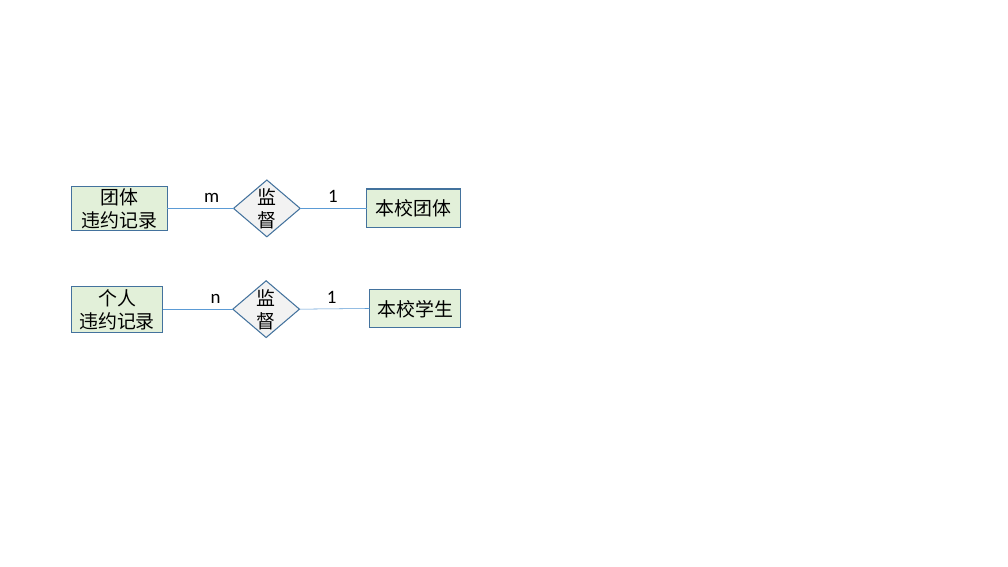
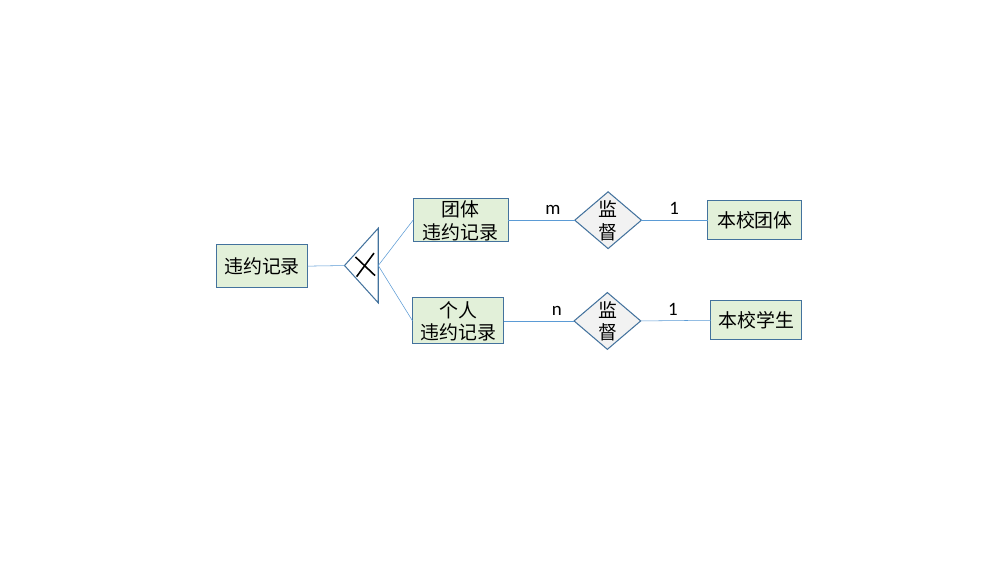
Before and after one commit to huangqiuyu/Database_BUAA, a slide deck: slide 8 of ours/E-R图初稿.pptx. Drawn at 1008x567 pixels with LibreOffice and Linux fonts; fonts in the diff are those of the drawing. Boxes give left, top, right and bottom in pixels: in the first picture for what was removed or moved away, otherwise in the second. Text is boxed around its words. In the diff, an @@ line names an element or a change of style, - is before the commit and + after.

```diff
--- a/ours/E-R图初稿.pptx
+++ b/ours/E-R图初稿.pptx
@@ flow chart merge added at <box>345,228,379,303</box>, outline #43739E 1 pt @@
@@ line added from (413, 220) to (378, 265), #5B9BD5 0.5 pt @@
@@ 4 rectangles, 4 texts, 4 lines, 2 diamonds: place and size @@
-4 rectangles, 4 texts, 4 lines, 2 diamonds at <box>71,180,461,337</box>
+4 rectangles, 4 texts, 4 lines, 2 diamonds at <box>413,192,802,349</box>
@@ rectangle added at <box>216,244,307,287</box>, fill #E2F0D9, outline #43739E 1 pt, 18 pt, text #000000 @@
+违约记录
@@ line added from (308, 266) to (345, 265), #5B9BD5 0.5 pt @@
@@ line added from (355, 257) to (375, 276), #000000 1.5 pt @@
@@ line added from (374, 253) to (357, 277), #000000 1.5 pt @@
@@ line added from (413, 321) to (378, 265), #5B9BD5 0.5 pt @@
```
Also in this commit, not shown: 3 other slides changed, 2 other files.
